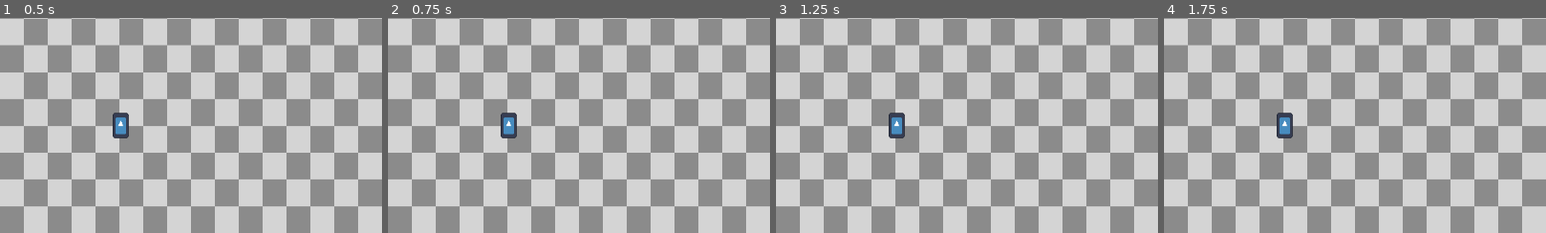
Above: before the commit, frames 1-4 (left to right).
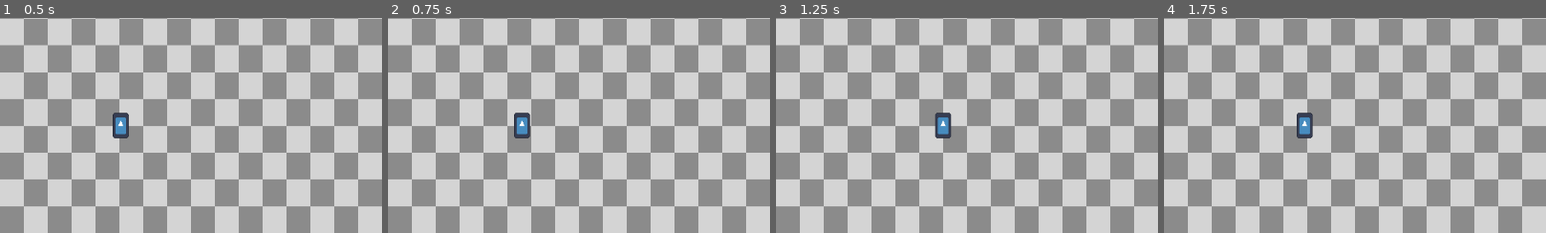
Above: after the commit, the same moments.

Repository: inukhann/AlpisteJam
Game: Godot game, scene res://scenes/map.tscn
Two runs of this game, one before a commit and one after it. Both use one fixed random seed, a clock stepped at 60 frames per second and the inputs below. The engine's default icon, where the game draws it, is replaced by a stand-in: a white triangle on a blue panel in a dark square.
Inputs:
- Up to frame 1 (0.5 s): no input
- Up to frame 2 (0.75 s): tap Enter at 0.5 s; hold Right (MOVE_RIGHT) from 0.53 s (still down)
- Up to frame 3 (1.25 s): keep holding Right (MOVE_RIGHT)
- Up to frame 4 (1.75 s): release Right (MOVE_RIGHT) at 1.28 s; hold Left (MOVE_LEFT) from 1.28 s (still down)
The pictures show only the part of the screen within x 0-50%, y 19-69%; the shares and areas given below are measured in that part.

Frame 1 is identical in both runs. In frame 2, 0.9% of the frame differs, in the area x 29-38%, y 44-56%; in frame 3, 1.0%, in the area x 29-46%, y 44-56%; in frame 4, 1.0%.
Error before the commit: Parse Error: Function "apply_central_force()" not found in base self. (res://scripts/spark.gd:12)

Commit message:
enemy1.prototipo

Diff:
--- a/LimbPunk/project.godot
+++ b/LimbPunk/project.godot
@@ -51,6 +51,11 @@
 2d_render/layer_2="Enemies"
 2d_render/layer_3="Walls"
 2d_render/layer_4="Buttons"
+2d_physics/layer_1="Player"
+2d_physics/layer_2="Fase"
+2d_physics/layer_3="Inimigos"
+2d_physics/layer_4="FaseInimigos"
+2d_physics/layer_5="Botão"
 
 [rendering]
 
--- /dev/null
+++ b/LimbPunk/scenes/cyber_zumbi.tscn
@@ -0,0 +1,34 @@
+[gd_scene load_steps=4 format=3 uid="uid://d3eq82joidhug"]
+
+[ext_resource type="Script" path="res://scripts/CyberZumbi.gd" id="1_om1e7"]
+[ext_resource type="Texture2D" uid="uid://c7a1w7yn4bxly" path="res://sprites/Skin4.png" id="2_yk65e"]
+
+[sub_resource type="RectangleShape2D" id="RectangleShape2D_0b32q"]
+size = Vector2(42, 85)
+
+[node name="CyberZumbi" type="CharacterBody2D"]
+collision_layer = 4
+collision_mask = 10
+script = ExtResource("1_om1e7")
+
+[node name="RayCast2D" type="RayCast2D" parent="."]
+position = Vector2(7, 0)
+target_position = Vector2(26, 1)
+collision_mask = 10
+
+[node name="Sprite2D" type="Sprite2D" parent="."]
+position = Vector2(12, 14)
+texture = ExtResource("2_yk65e")
+
+[node name="Hitbox_raycast" type="CollisionShape2D" parent="."]
+position = Vector2(9.5, 19)
+shape = SubResource("RectangleShape2D_0b32q")
+
+[node name="Area2D" type="Area2D" parent="."]
+collision_layer = 5
+
+[node name="hitbox_dead" type="CollisionShape2D" parent="Area2D"]
+position = Vector2(9, 19)
+shape = SubResource("RectangleShape2D_0b32q")
+
+[connection signal="body_entered" from="Area2D" to="." method="_on_area_2d_body_entered"]
--- /dev/null
+++ b/LimbPunk/scenes/gameover.tscn
@@ -0,0 +1,15 @@
+[gd_scene load_steps=2 format=3 uid="uid://cgqi4oh7bptwt"]
+
+[ext_resource type="Texture2D" uid="uid://btqe87lbx6ewv" path="res://icon.svg" id="1_qkfvt"]
+
+[node name="GAMEOVER" type="Control"]
+layout_mode = 3
+anchors_preset = 15
+anchor_right = 1.0
+anchor_bottom = 1.0
+grow_horizontal = 2
+grow_vertical = 2
+
+[node name="Sprite2D" type="Sprite2D" parent="."]
+position = Vector2(626, 346)
+texture = ExtResource("1_qkfvt")
--- a/LimbPunk/scenes/map.tscn
+++ b/LimbPunk/scenes/map.tscn
@@ -1,7 +1,7 @@
 [gd_scene load_steps=3 format=3 uid="uid://dixdibb3jpbi5"]
 
 [ext_resource type="Texture2D" uid="uid://f4rm8jhpbwuv" path="res://sprites/test_tile.png" id="1_hyvv6"]
-[ext_resource type="PackedScene" uid="uid://deaj2dwrifxw5" path="res://scenes/Spark.tscn" id="2_0gj2e"]
+[ext_resource type="PackedScene" uid="uid://deaj2dwrifxw5" path="res://Spark.tscn" id="2_0gj2e"]
 
 [node name="Map" type="Control"]
 layout_mode = 3
--- /dev/null
+++ b/LimbPunk/scenes/teste.tscn
@@ -0,0 +1,39 @@
+[gd_scene load_steps=4 format=3 uid="uid://t7s02ar8rpmm"]
+
+[ext_resource type="PackedScene" uid="uid://deaj2dwrifxw5" path="res://scenes/Spark.tscn" id="1_7i37c"]
+[ext_resource type="PackedScene" uid="uid://d3eq82joidhug" path="res://scenes/cyber_zumbi.tscn" id="1_sejva"]
+
+[sub_resource type="RectangleShape2D" id="RectangleShape2D_ebx7q"]
+size = Vector2(1170, 1)
+
+[node name="teste" type="Node2D"]
+position = Vector2(374, 434)
+
+[node name="Spark" parent="." instance=ExtResource("1_7i37c")]
+position = Vector2(-295, -70)
+
+[node name="CyberZumbi" parent="." instance=ExtResource("1_sejva")]
+position = Vector2(569, -284)
+
+[node name="StaticBody2D" type="StaticBody2D" parent="."]
+collision_layer = 2
+
+[node name="CollisionShape2D" type="CollisionShape2D" parent="StaticBody2D"]
+position = Vector2(194, -10.5)
+shape = SubResource("RectangleShape2D_ebx7q")
+
+[node name="StaticBody2D" type="StaticBody2D" parent="StaticBody2D"]
+collision_layer = 2
+
+[node name="CollisionShape2D" type="CollisionShape2D" parent="StaticBody2D/StaticBody2D"]
+position = Vector2(769, -94)
+rotation = 1.5708
+shape = SubResource("RectangleShape2D_ebx7q")
+
+[node name="StaticBody2D" type="StaticBody2D" parent="StaticBody2D/StaticBody2D"]
+collision_layer = 2
+
+[node name="CollisionShape2D" type="CollisionShape2D" parent="StaticBody2D/StaticBody2D/StaticBody2D"]
+position = Vector2(-366, -94)
+rotation = 1.5708
+shape = SubResource("RectangleShape2D_ebx7q")
--- /dev/null
+++ b/LimbPunk/scripts/CyberZumbi.gd
@@ -0,0 +1,35 @@
+extends CharacterBody2D
+
+
+
+var speed = 200
+var move_direction = 1
+var gravity = 3000
+
+# Called when the node enters the scene tree for the first time.
+func _ready():
+	pass # Replace with function body.
+
+
+# Called every frame. 'delta' is the elapsed time since the previous frame.
+func _process(_delta):
+	velocity.x = speed * move_direction
+	velocity.y = gravity
+
+	if move_direction == -1:
+		$Sprite2D.flip_h = true
+	else:
+		$Sprite2D.flip_h = false
+
+	if $RayCast2D.is_colliding():
+		move_direction *= -1
+		$RayCast2D.scale.x *= -1
+
+	velocity.normalized()
+
+	move_and_slide()
+
+
+
+func _on_area_2d_body_entered(body):
+	body.gameover()
--- a/LimbPunk/scripts/spark.gd
+++ b/LimbPunk/scripts/spark.gd
@@ -9,9 +9,10 @@
 @onready var velocity_mod = 1
 
 func _ready():
-	apply_central_force()
+	#apply_central_force()
+	pass
 
-func _physics_process(delta):
+func _physics_process(_delta):
 	move_character()
 	move_and_slide()
 
@@ -23,3 +24,7 @@
 		set_velocity(Vector2.LEFT * velocity_mod * base_velocity)
 	else:
 		set_velocity(Vector2.ZERO)
+
+func gameover():
+	queue_free()
+	assert(get_tree().change_scene_to_file("res://scenes/gameover.tscn") == OK)
Binary file added: LimbPunk/sprites/Skin4.png
Not shown, added: LimbPunk/sprites/Skin4.png.import
